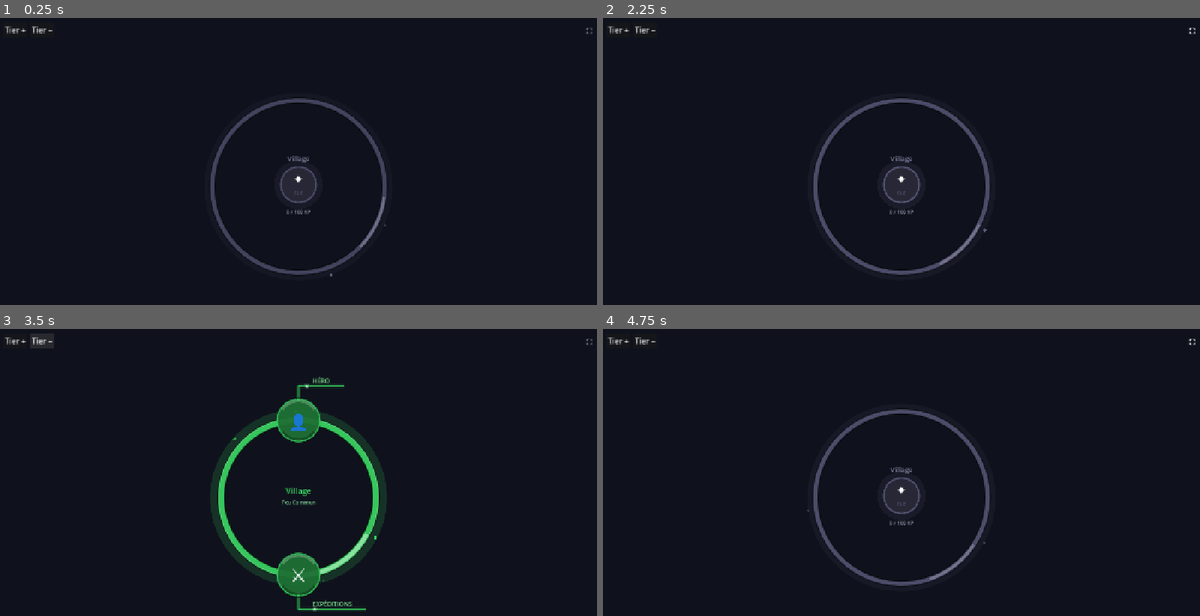
Above: before the commit, frames 1-4 (two rows, left to right).
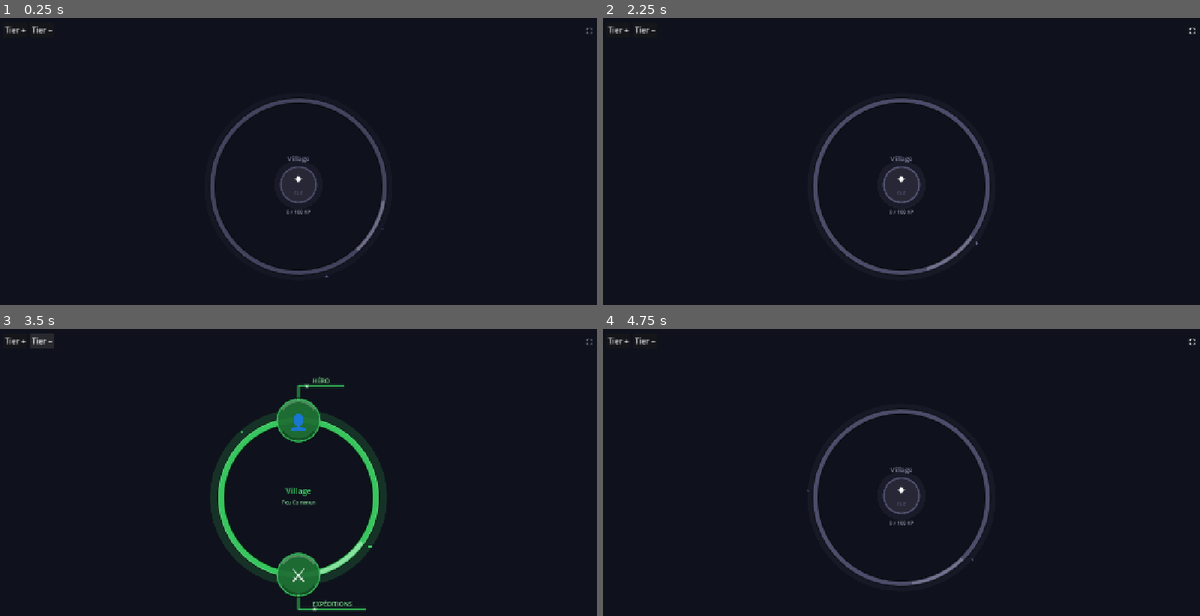
Above: after the commit, the same moments.

Repository: Rhend/Reliquary
Game: Godot game, scene res://scenes/village/village.tscn
Same seed, same stepped clock (60 frames per second), same inputs: the game is played once before the commit and once after it.
Inputs:
- Up to frame 1 (0.25 s): no input
- Up to frame 2 (2.25 s): click "Tier +" at 0.5 s; click "Tier −" at 1.25 s; click "⛶" at 2 s
- Up to frame 3 (3.5 s): click "Tier +" at 2.75 s
- Up to frame 4 (4.75 s): click "Tier −" at 3.5 s; click "⛶" at 4.25 s

The runs differ from the first frame. In frame 1, less than 0.1% of the frame differs, in the area x 54-65%, y 62-91%; in frame 2, less than 0.1%; in frame 3, less than 0.1%; in frame 4, less than 0.1%, in the area x 34-65%, y 55-89%.

Commit message:
feat(village): rotation horaire douce sur le CircleRing (~10°/s)
Co-Authored-By: Claude Sonnet 4.6 <noreply@anthropic.com>

Diff:
--- a/scenes/village/Village.gd
+++ b/scenes/village/Village.gd
@@ -18,6 +18,8 @@
 
 	func _process(dt: float) -> void:
 		_t += dt
+		pivot_offset = size * 0.5
+		rotation += dt * 0.18   # rotation horaire douce (~10°/s)
 		queue_redraw()
 
 	func _base_w() -> float:
